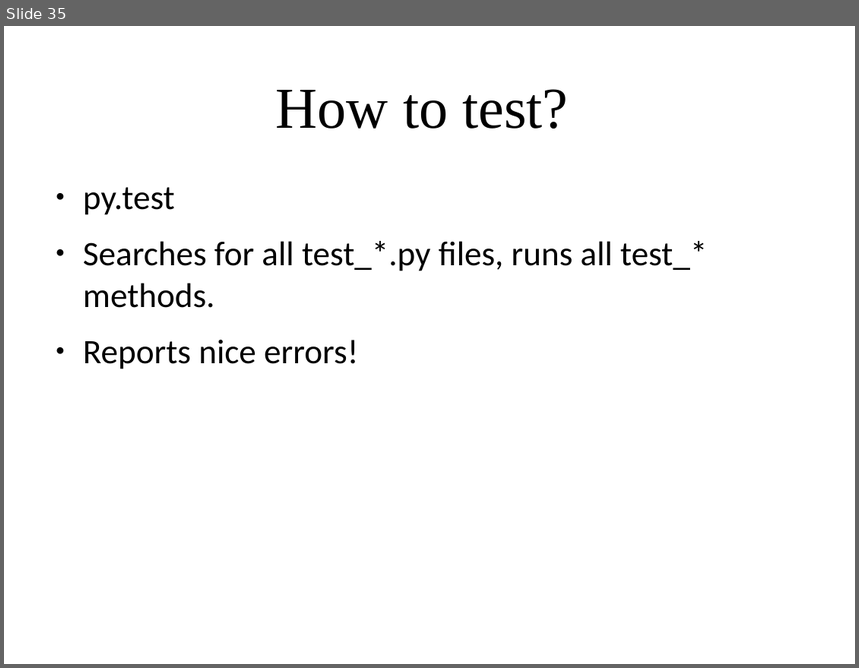
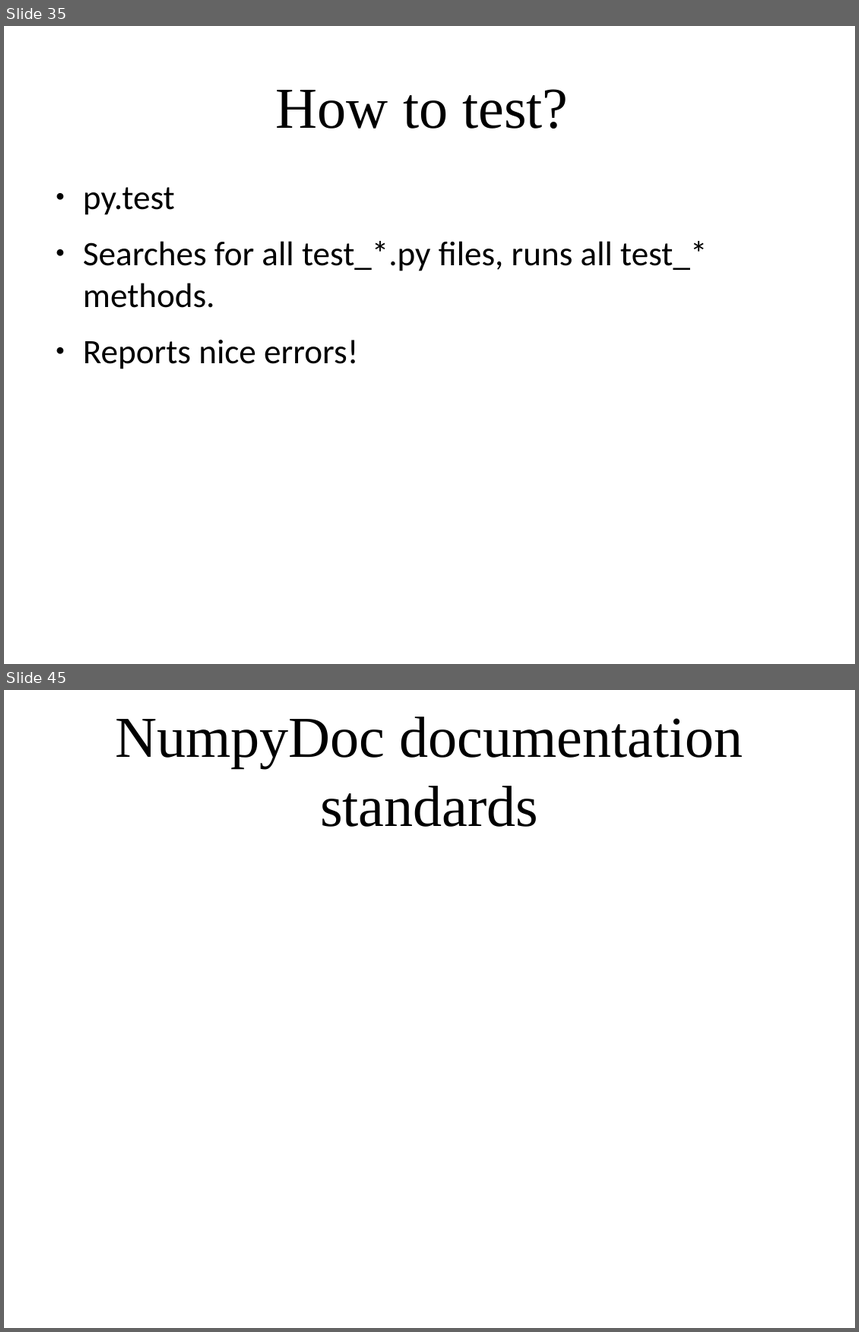
Before and after one commit to amueller/applied_ml_spring_2017, a slide deck: slides/aml-02-012317.odp. Shown one above the other, each under a label of ours: slide 35 before the commit, slides 35 and 45 after it; the slides between them are not shown. The pictures are 859x668 and 859x1332 pixels, drawn with LibreOffice and Linux fonts; fonts in the diff are those of the drawing. Boxes give left, top, right and bottom in pixels: in the first picture for what was removed or moved away, otherwise in the second. Text is boxed around its words. In the diff, an @@ line names an element or a change of style, - is before the commit and + after.

```diff
--- a/slides/aml-02-012317.odp
+++ b/slides/aml-02-012317.odp
@@ slide 45 added at [4,690,855,1328], background #FFFFFF @@
@@ title added at [115,717,743,827], 54 pt, text #000000 @@
+NumpyDoc documentation standards
```
Also in this commit, not shown: 13 other slides added.
